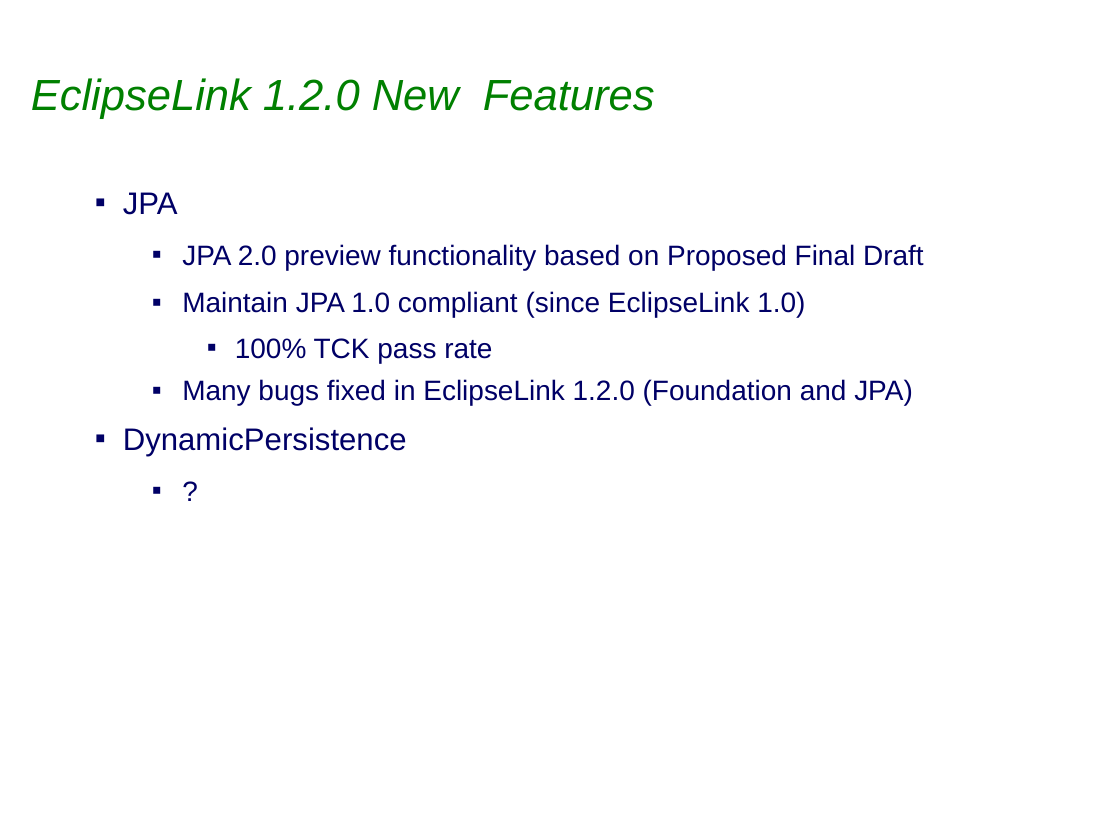
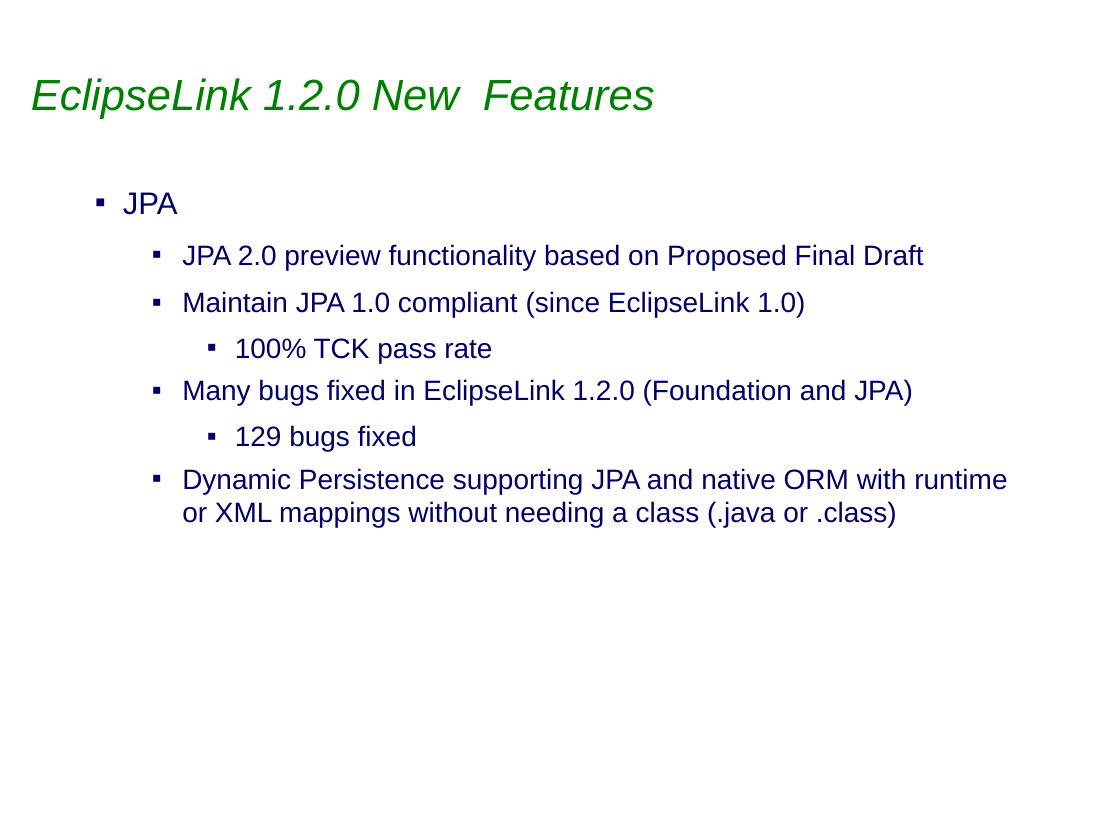
Before and after one commit to eclipse-ee4j/eclipselink, a slide deck: slide 4 of project-admin/Eclipselink_1.2.0_Release_Review.ppt (slide 5 before the commit). Drawn at 1120x840 pixels with LibreOffice and Linux fonts; fonts in the diff are those of the drawing; background and template pictures are left out. Boxes give left, top, right and bottom in pixels: in the first picture for what was removed or moved away, otherwise in the second. Text is boxed around its words. In the diff, an @@ line names an element or a change of style, - is before the commit and + after.

```diff
--- a/project-admin/Eclipselink_1.2.0_Release_Review.ppt
+++ b/project-admin/Eclipselink_1.2.0_Release_Review.ppt
@@ text at box(182, 425, 1007, 527): text changed; size 20 to 18 pt @@
-▪ DynamicPersistence
-  ▪ ?
+    ▪ 129 bugs fixed
+  ▪ Dynamic Persistence supporting JPA and native ORM with runtime or XML mappings without needing a class (.java or .class)
```
Also in this commit, not shown: 9 other slides changed, 1 slide removed.
